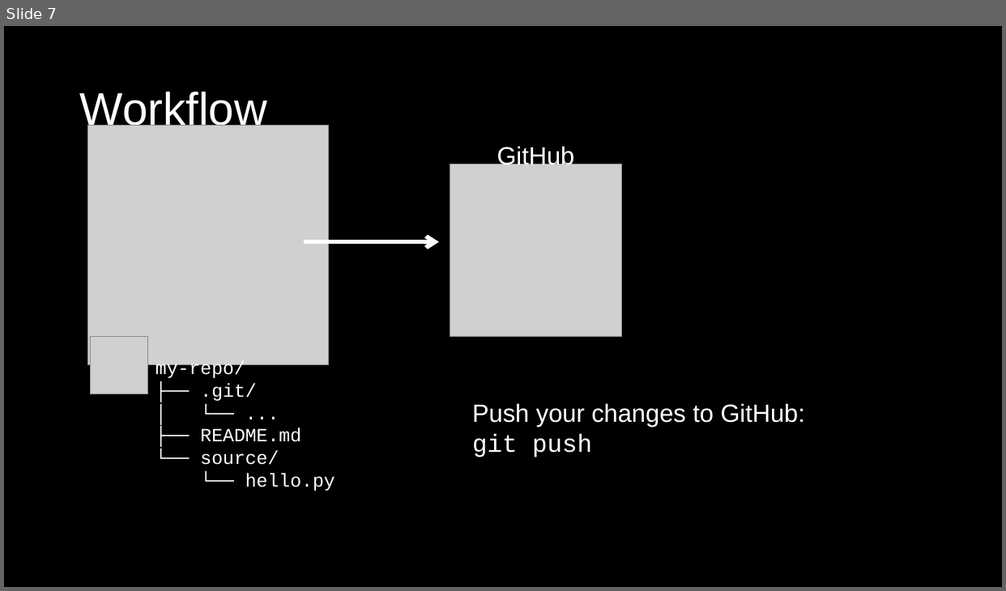
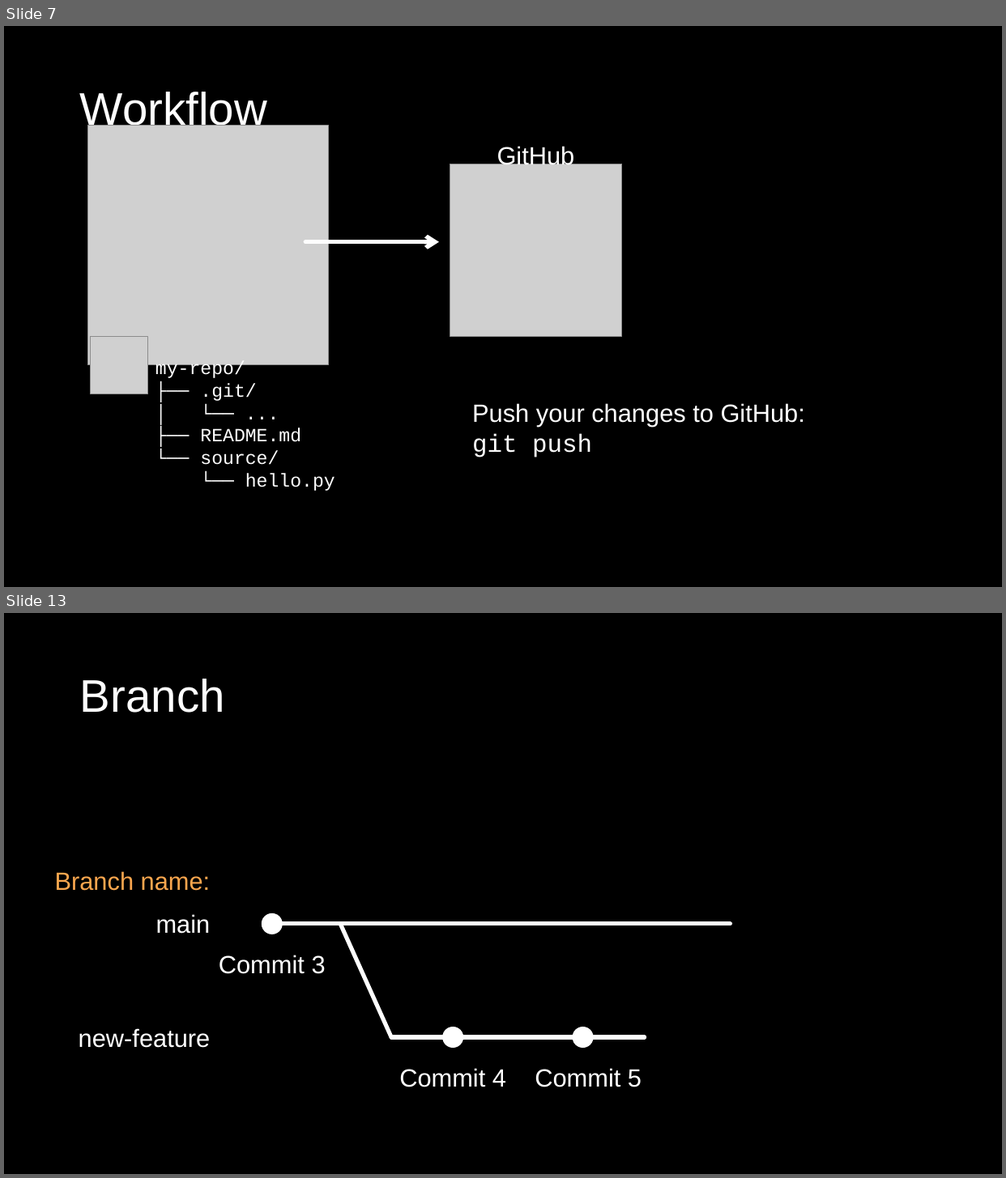
Before and after one commit to ShawnHymel/workshop-intro-to-git-and-github, a slide deck: slides/intro-to-git-and-github.pptx. Shown one above the other, each under a label of ours: slide 7 before the commit, slides 7 and 13 after it; the slides between them are not shown. The pictures are 1006x591 and 1006x1178 pixels, drawn with LibreOffice and Linux fonts; fonts in the diff are those of the drawing; grey boxes stand for pictures. Boxes give left, top, right and bottom in pixels: in the first picture for what was removed or moved away, otherwise in the second. Text is boxed around its words. In the diff, an @@ line names an element or a change of style, - is before the commit and + after.

```diff
--- a/slides/intro-to-git-and-github.pptx
+++ b/slides/intro-to-git-and-github.pptx
@@ slide 13 added at [4,613,1002,1174], background #000000 @@
@@ title added at [80,679,225,713], 44 pt, text #FFFFFF @@
+Branch
@@ text added at [55,871,211,891], 24 pt, text #F9A64E @@
+Branch name:
@@ text added at [156,914,211,934], 24 pt, text #FFFFFF @@
+main
@@ ellipse added at [262,914,283,934], fill #FFFFFF @@
@@ line added from (731, 924) to (275, 924), #FFFFFF 4 pt @@
@@ line added from (392, 1037) to (340, 924), #FFFFFF 4 pt @@
@@ text added at [219,955,326,974], 24 pt, text #FFFFFF @@
+Commit 3
@@ text added at [79,1029,211,1048], 24 pt, text #FFFFFF @@
+new-feature
@@ line added from (645, 1037) to (392, 1037), #FFFFFF 4 pt @@
@@ ellipse added at [443,1027,463,1048], fill #FFFFFF @@
@@ ellipse added at [572,1027,593,1048], fill #FFFFFF @@
@@ text added at [399,1068,506,1088], 24 pt, text #FFFFFF @@
+Commit 4
@@ text added at [535,1068,641,1088], 24 pt, text #FFFFFF @@
+Commit 5
```
Also in this commit, not shown: 1 slide changed, 7 other slides added, 1 other file.
